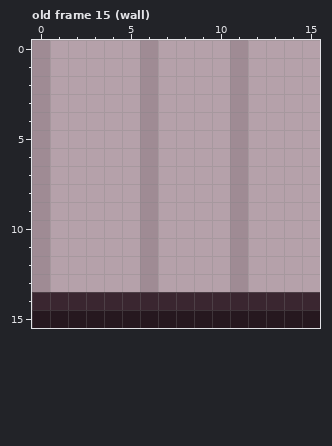
A pixel-art file gets an edit: art/house_tiles/purple_floors.aseprite. Above is the file before it was changed.
16x16 pixels, 32 frames. Colours within 5 levels of each other are drawn and written as one. Shown: old frame 15 (wall). The commit also changed other frames, which this record leaves out.
After:
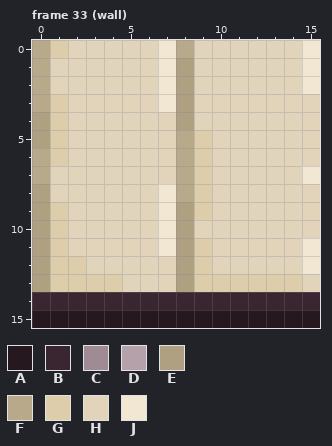
Palette (. is transparent): A #26181f  B #3a2630  C #9f8b94  D #b5a1aa  E #afa081  F #b8a98a  G #decdab  H #e1d4ba  J #f1e7d2
A new or re-ordered frame is compared with the old frame closest to it.
Diff:
frames 32 -> 35
Changed rows in their new state; - is an unchanged pixel.
Frame 33 (wall) is new; against old frame 15 (wall):
first column x 0:
 0 FGHHHHHJFHHHHHHJ
 1 FHHHHHHJEHHHHHHJ
 2 FHHHHHHJEHHHHHHJ
 3 FGHHHHHJEHHHHHHH
 4 EGHHHHHHEHHHHHHH
 5 EGHHHHHHFGHHHHHH
 6 FGHHHHHHFGHHHHHH
 7 FHHHHHHHFGHHHHHJ
 8 EHHHHHHJFGHHHHHH
 9 EGHHHHHJEGHHHHHH
10 EGHHHHHJEHHHHHHH
11 EGHHHHHJEGHHHHHJ
12 EGGHHHHHEGHHHHHJ
13 EGGGGHHHEGGGGGGH
Changed places in both pictures, as pixel boxes (x1, y1, x2, y2):
changed: (32, 40, 320, 292)
